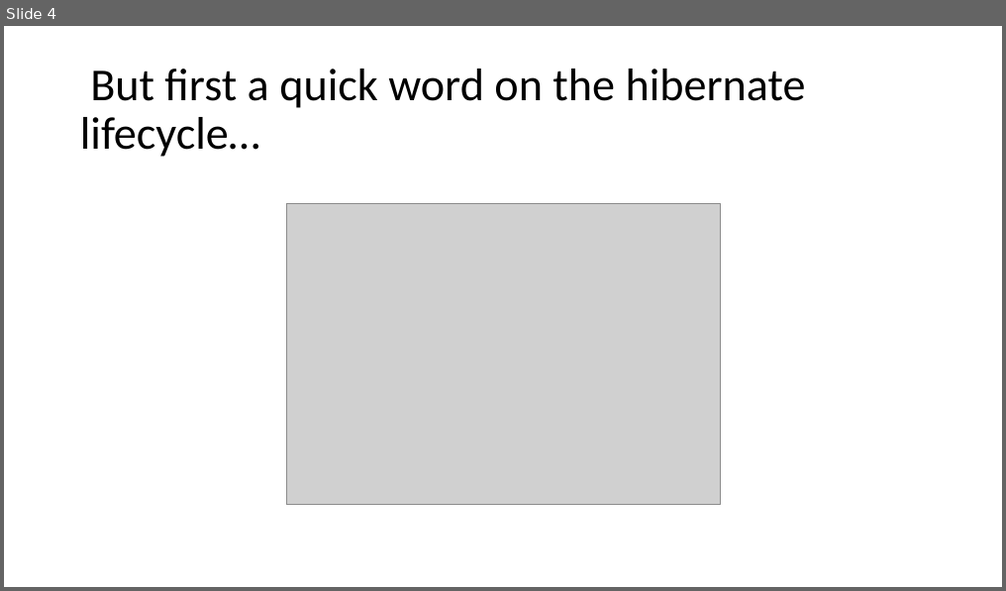
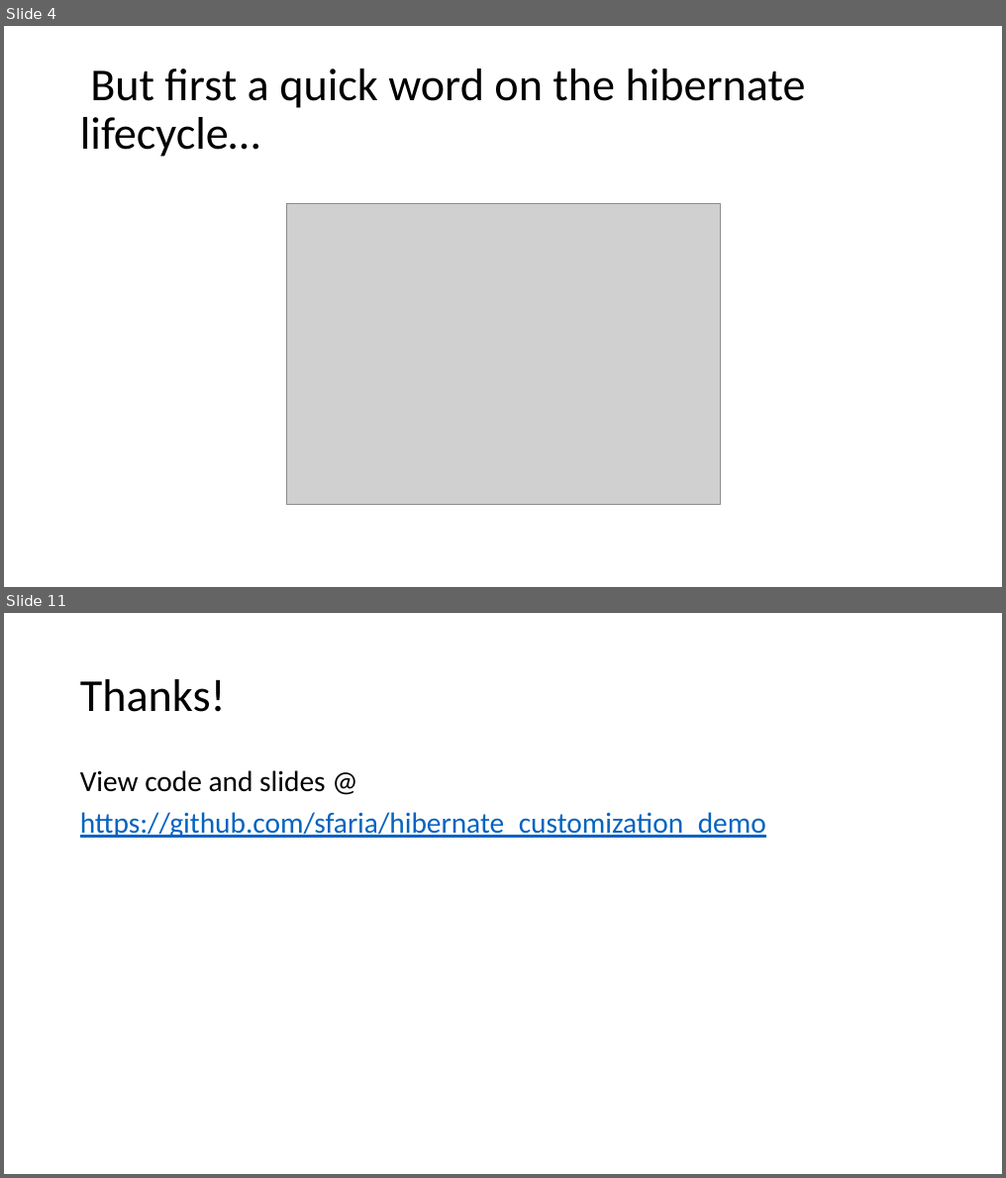
Before and after one commit to sfaria/hibernate_customization_demo, a slide deck: Customizing Hibernate with Annotations.pptx. Shown one above the other, each under a label of ours: slide 4 before the commit, slides 4 and 11 after it; the slides between them are not shown. The pictures are 1006x591 and 1006x1178 pixels, drawn with LibreOffice and Linux fonts; fonts in the diff are those of the drawing; grey boxes stand for pictures. Boxes give left, top, right and bottom in pixels: in the first picture for what was removed or moved away, otherwise in the second. Text is boxed around its words. In the diff, an @@ line names an element or a change of style, - is before the commit and + after.

```diff
--- a/Customizing Hibernate with Annotations.pptx
+++ b/Customizing Hibernate with Annotations.pptx
@@ slide 11 added at box(4, 613, 1002, 1174), background #FFFFFF @@
@@ title added at box(80, 679, 226, 712), 44 pt, text #000000 @@
+Thanks!
@@ text added at box(80, 770, 766, 838), 28 pt, text #0563C1, underline @@
+View code and slides @
+https://github.com/sfaria/hibernate_customization_demo
```
Also in this commit, not shown: 6 other slides added, 1 other file.
